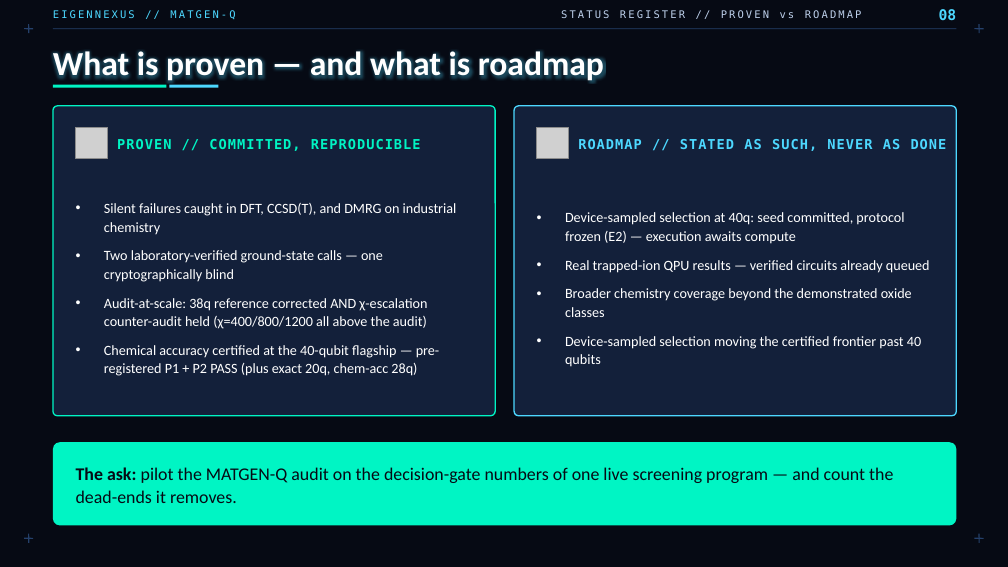
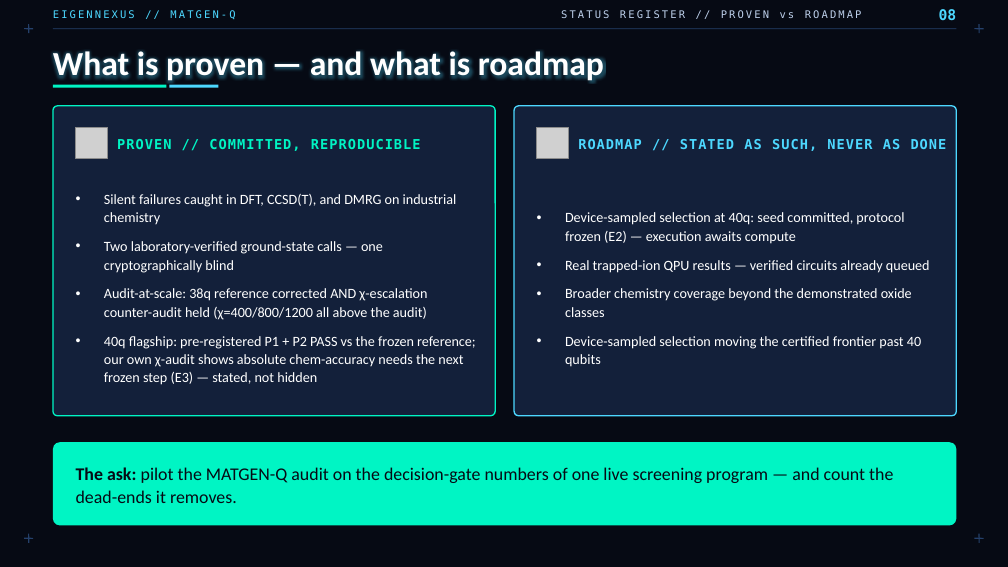
Before and after one commit to christianmetzl/potomac_advancedmaterials, a slide deck: slide 8 of docs/MATGENQ_Audit_CxO.pptx. Drawn at 1008x567 pixels with LibreOffice and Linux fonts; fonts in the diff are those of the drawing; grey boxes stand for pictures. Boxes give left, top, right and bottom in pixels: in the first picture for what was removed or moved away, otherwise in the second. Text is boxed around its words. In the diff, an @@ line names an element or a change of style, - is before the commit and + after.

```diff
--- a/docs/MATGENQ_Audit_CxO.pptx
+++ b/docs/MATGENQ_Audit_CxO.pptx
@@ text at bbox=[104, 336, 476, 385]: text changed @@
-• Chemical accuracy certified at the 40-qubit flagship — pre-registered P1 + P2 PASS (plus exact 20q, chem-acc 28q)
+• 40q flagship: pre-registered P1 + P2 PASS vs the frozen reference; our own χ-audit shows absolute chem-accuracy needs the next frozen step (E3) — stated, not hidden
```
